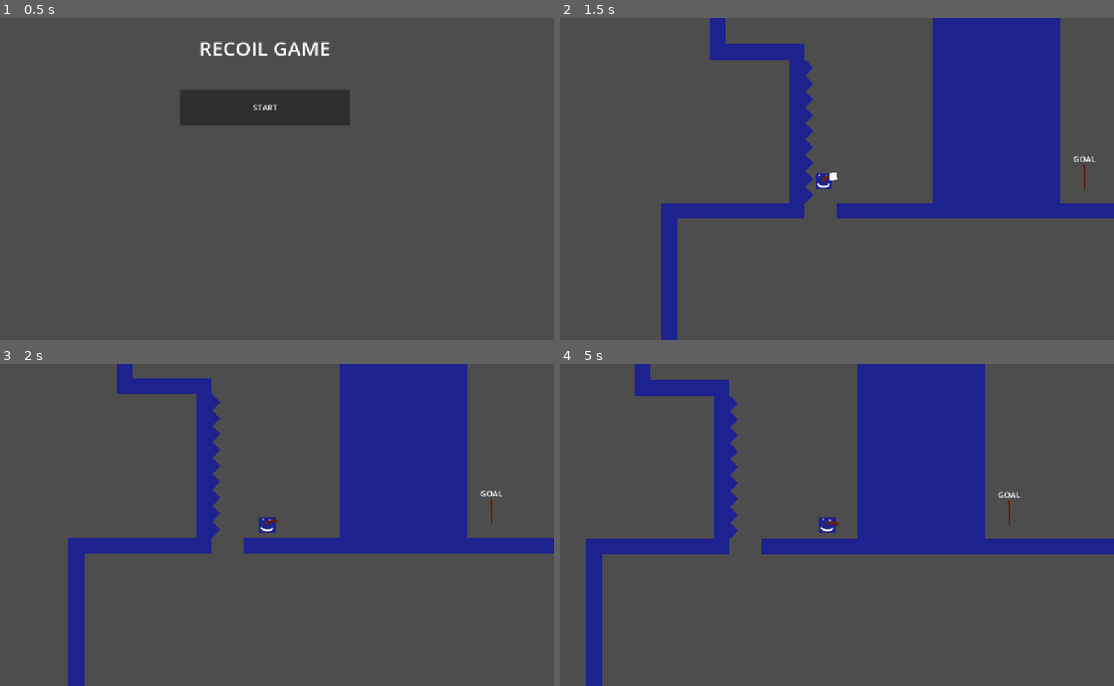
Above: before the commit, frames 1-4 (two rows, left to right).
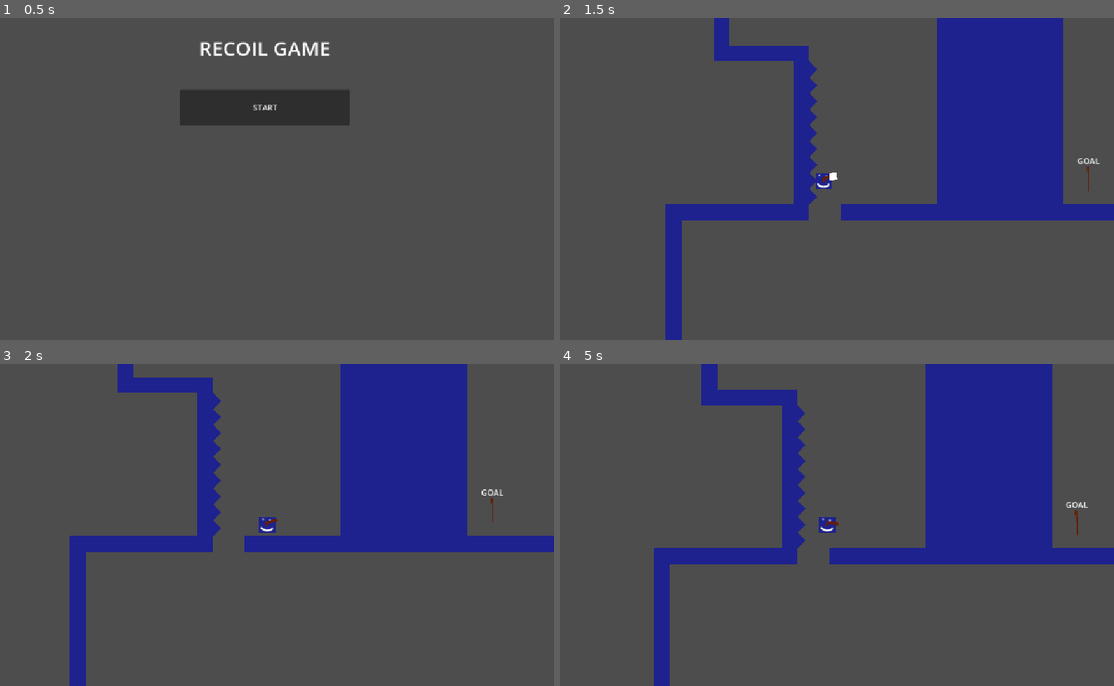
Above: after the commit, the same moments.

Repository: ejoit/Shooter-Game
Game: Godot game, scene res://Scenes/tile_screen.tscn
Two runs of this game, one before a commit and one after it. Both use one fixed random seed, a clock stepped at 60 frames per second and the inputs below.
Inputs (mouse positions are in pixels of both pictures, inside the frame that each line leads up to):
- Up to frame 1 (0.5 s): no input
- Up to frame 2 (1.5 s): click "START" at 0.5 s; tap Enter (ui_accept) at 1.25 s; move the mouse to (953, 162) at 1.27 s; hold Right (ui_right) from 1.28 s (still down); click (953, 162) at 1.35 s
- Up to frame 3 (2 s): keep holding Right (ui_right); tap Enter (ui_accept) at 1.52 s
- Up to frame 4 (5 s): move the mouse to (715, 541) at 2.02 s; click (715, 541) at 2.1 s; tap Enter (ui_accept) at 2.27, 3.77, 4.52 s; move the mouse to (886, 454) at 2.77 s; release Right (ui_right) at 2.78 s; hold Left (ui_left) 2.78-3.53 s; click (886, 454) at 2.85 s; move the mouse to (798, 589) at 3.52 s; hold Right (ui_right) from 3.53 s (still down); click (798, 589) at 3.6 s; move the mouse to (997, 573) at 4.27 s; click (997, 573) at 4.35 s

Frame 1 is identical in both runs. In frame 2, 3.1% of the frame differs, in the area x 18-100%, y 0-100%; in frame 3, 1.4%; in frame 4, 25%, in the area x 4-100%, y 0-100%.

Commit message:
Adjust player movement constants for tuning

Diff:
--- a/Scripts/player.gd
+++ b/Scripts/player.gd
@@ -1,12 +1,12 @@
 extends CharacterBody2D
 
-const SPEED = 300.0
-const ACCELERATION = 1800.0
-const AIR_ACCELERATION = 900.0
-const FRICTION = 1500.0
-const AIR_FRICTION = 75
+const SPEED = 320.0
+const ACCELERATION = 500.0
+const AIR_ACCELERATION = 520.0
+const FRICTION = 2000 # Test Friction as 2000
+const AIR_FRICTION = 50
 const JUMP_VELOCITY = -300.0
-const GRAVITY = 1200.0
+const GRAVITY = 1080.0
 const FALL_GRAVITY = 1400
 const SHOOT_VELCITY = -650
 const WALL_SHOOT_VELOCITY = -650
